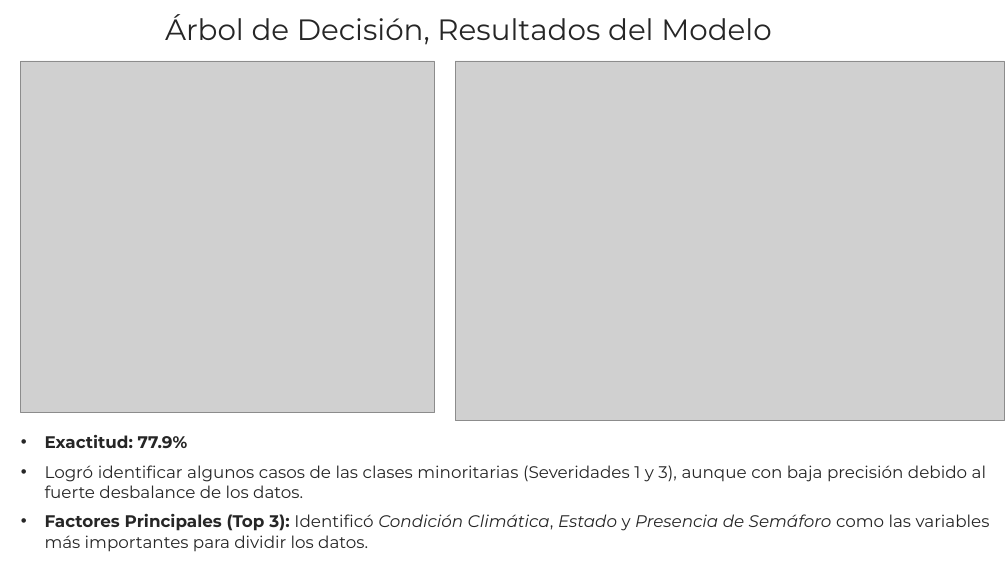
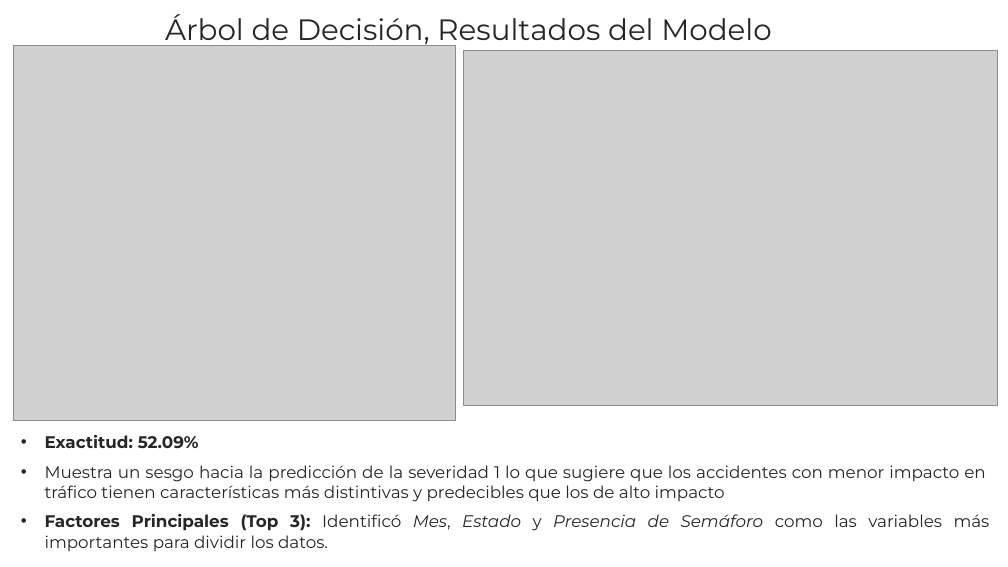
Before and after one commit to KAGmay05/Traffic_Accidents_Stats_Analysis, a slide deck: slide 5 of Presentación.pptx. Drawn at 1008x567 pixels with LibreOffice and Linux fonts; fonts in the diff are those of the drawing; grey boxes stand for pictures. Boxes give left, top, right and bottom in pixels: in the first picture for what was removed or moved away, otherwise in the second. Text is boxed around its words. In the diff, an @@ line names an element or a change of style, - is before the commit and + after.

```diff
--- a/Presentación.pptx
+++ b/Presentación.pptx
@@ picture: place and size @@
-picture at (21,61,435,413)
+picture at (14,45,455,421)
@@ picture: place and size @@
-picture at (455,61,1005,421)
+picture at (464,51,997,405)
@@ text at (45,435,199,448): text changed @@
-• Exactitud: 77.9%
+• Exactitud: 52.09%
@@ text at (45,465,985,502): text changed @@
-• Logró identificar algunos casos de las clases minoritarias (Severidades 1 y 3), aunque con baja precisión debido al fuerte desbalance de los datos.
+• Muestra un sesgo hacia la predicción de la severidad 1 lo que sugiere que los accidentes con menor impacto en tráfico tienen características más distintivas y predecibles que los de alto impacto
@@ text at (45,514,990,551): text changed @@
-• Factores Principales (Top 3): Identificó Condición Climática, Estado y Presencia de Semáforo como las variables más importantes para dividir los datos.
+• Factores Principales (Top 3): Identificó Mes, Estado y Presencia de Semáforo como las variables más importantes para dividir los datos.
```
Also in this commit, not shown: 3 other slides changed.
